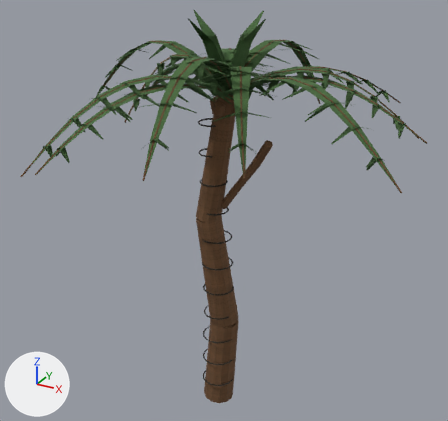
What one commit did to the OBJ model Assets/ProjectOEN/ProductionArt/Meshes/environment_set_dressing/en-007_palm_tree_variant_set__broken.obj.
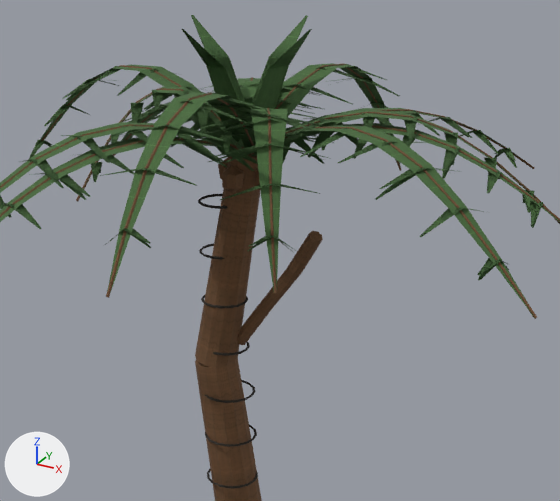
Old and new are each drawn whole from a 50 mm camera at (2.44, -4.32, 4.18) aimed at (0.05, 0.02, 2.01) and again close up on the part from 18% to 93% of the width and 0% to 72% of the height. Every picture has the same lights, and +X, +Y and +Z are marked at lower left. The older version's two pictures come first. Where no turn or scale is listed for an object, it has been applied to the vertices. Vertices at exactly the same position are counted once.

The first close-up shows 'en-007_palm_tree_variant_set__broken'.
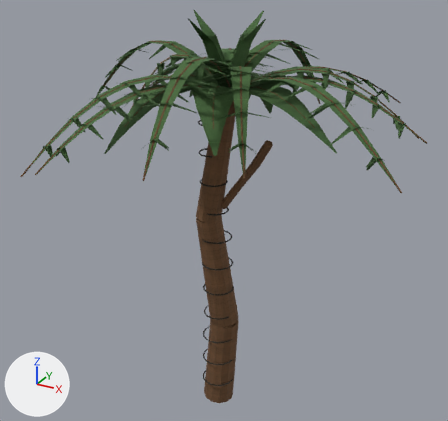
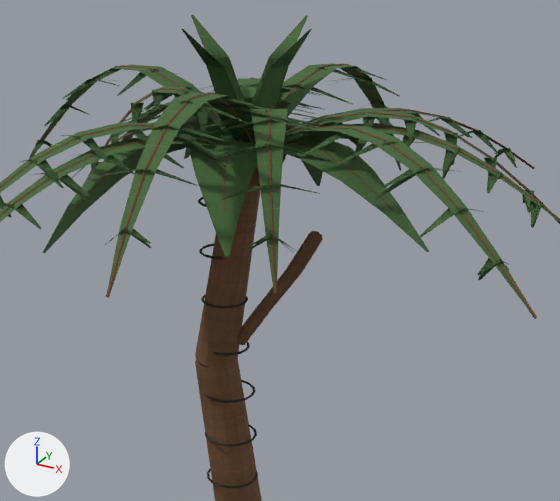
The change, as JSON lines over the scene's bpy script:
```json
{"block": "me_en_007_palm_tree_variant_set__broken", "where": "# used by ob_en_007_palm_tree_variant_set__broken; location = (0.0, 0.0, 0.0)"}
{"op": "remove", "block": "me_en_007_palm_tree_variant_set__broken", "code": "me_en_007_palm_tree_variant_set__broken.from_pydata(...)  # 3318 vertices, 5680 faces; spans x -1.36..1.68, y -1.52..1.52, z 0.01..3.65"}
{"op": "add", "block": "me_en_007_palm_tree_variant_set__broken", "code": "me_en_007_palm_tree_variant_set__broken.from_pydata(...)  # 3731 vertices, 6408 faces; spans x -1.36..1.68, y -1.52..1.52, z 0.01..3.65"}
{"block": "me_en_007_palm_tree_variant_set__broken", "change": "me_en_007_palm_tree_variant_set__broken part 1: 413 vertices added at x -0.89..1.14, y -0.94..0.75, z 2.73..3.17"}
```

Boxes [x1, y1, x2, y2] around the edits, measured in the close-ups (560 x 501 px):
```json
{"part": 1, "of": "me_en_007_palm_tree_variant_set__broken", "change": "added", "after": [43, 117, 429, 257], "on screen": "green"}
```
